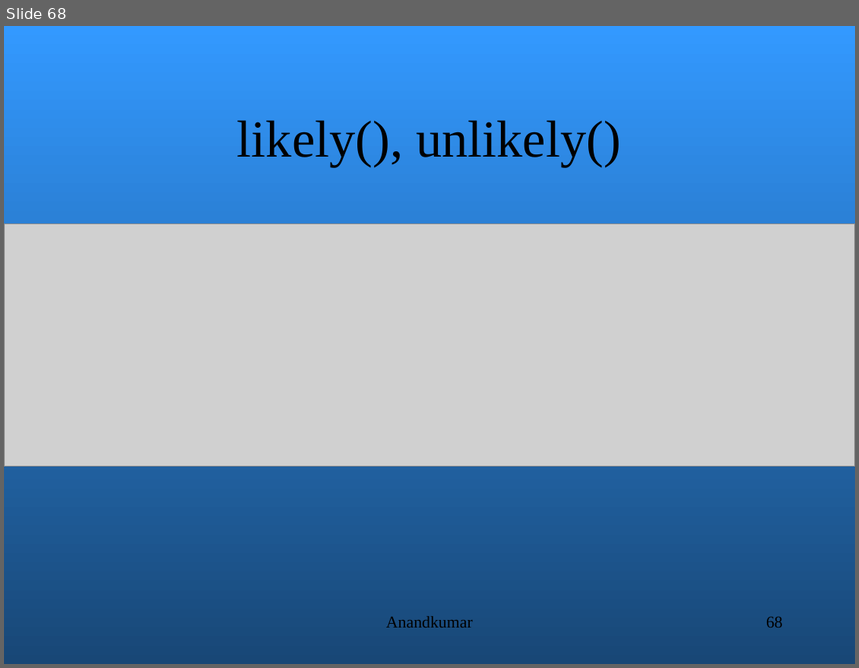
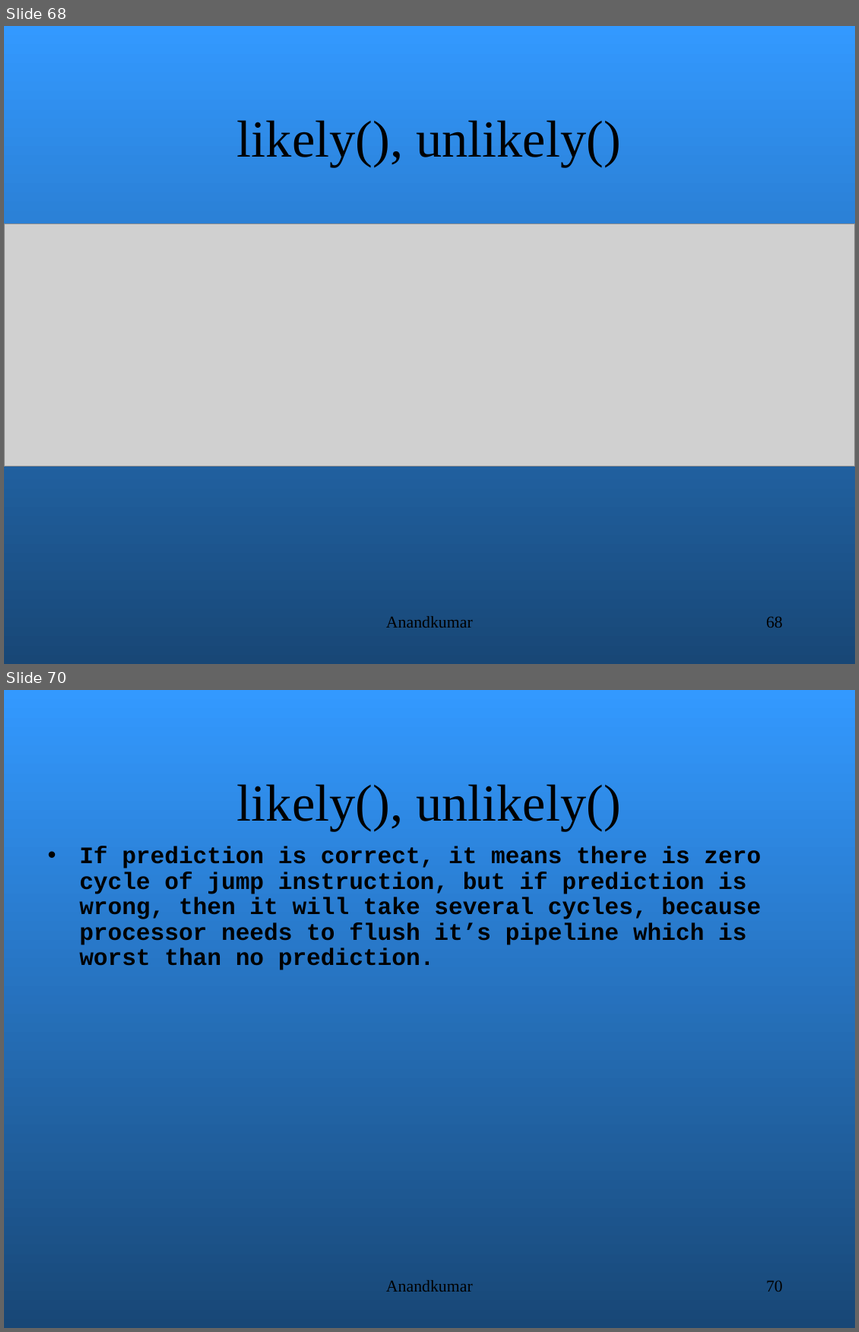
Before and after one commit to amitsagargowda/LinuxKernelDevelopment, a slide deck: Kernel_programming.ppt. Shown one above the other, each under a label of ours: slide 68 before the commit, slides 68 and 70 after it; the slides between them are not shown. The pictures are 859x668 and 859x1332 pixels, drawn with LibreOffice and Linux fonts; fonts in the diff are those of the drawing; grey boxes stand for pictures; background and template pictures are left out. Boxes give left, top, right and bottom in pixels: in the first picture for what was removed or moved away, otherwise in the second. Text is boxed around its words. In the diff, an @@ line names an element or a change of style, - is before the commit and + after.

```diff
--- a/Kernel_programming.ppt
+++ b/Kernel_programming.ppt
@@ slide 70 added at <box>4,690,855,1328</box>, background gradient #3399FF to #184776 @@
@@ text added at <box>237,784,621,831</box>, 44 pt, text #000000 @@
+likely(), unlikely()
@@ text added at <box>79,847,761,970</box>, 20 pt, text #000000, bold @@
+• If prediction is correct, it means there is zero cycle of jump instruction, but if prediction is wrong, then it will take several cycles, because processor needs to flush it’s pipeline which is worst than no prediction.
@@ text added at <box>386,1281,473,1292</box>, 14 pt, text #000000 @@
+Anandkumar
@@ page number added at <box>766,1281,783,1292</box>, 14 pt, text #000000 @@
+70
```
Also in this commit, not shown: 20 slides changed, 19 other slides added, 2 other files.
